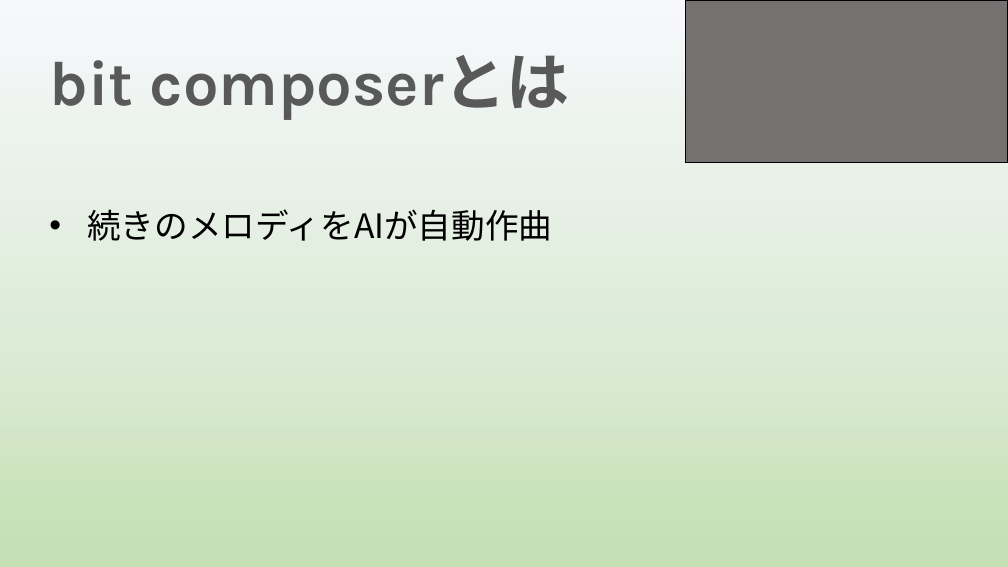
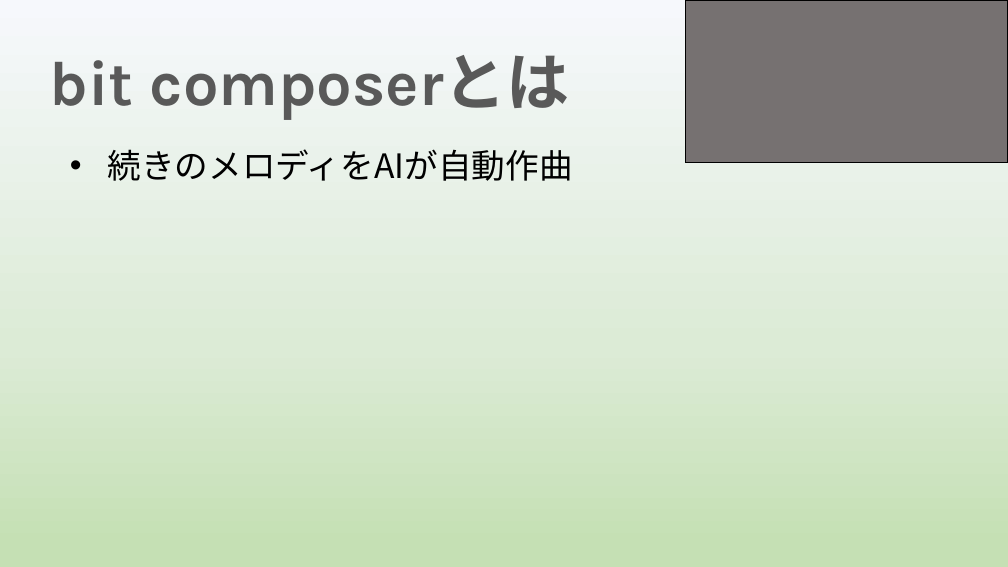
Before and after one commit to yoshitake266/bitComposer_prj, a slide deck: slide 3 of presentation/graduation/bit Composer3 .pptx. Drawn at 1008x567 pixels with LibreOffice and Linux fonts; fonts in the diff are those of the drawing. Boxes give left, top, right and bottom in pixels: in the first picture for what was removed or moved away, otherwise in the second. Text is boxed around its words. In the diff, an @@ line names an element or a change of style, - is before the commit and + after.

```diff
--- a/presentation/graduation/bit Composer3 .pptx
+++ b/presentation/graduation/bit Composer3 .pptx
@@ text "続きのメロディをAIが自動作曲": place and size @@
-text "続きのメロディをAIが自動作曲" at <box>87,209,552,241</box>
+text "続きのメロディをAIが自動作曲" at <box>108,149,573,181</box>
```
Also in this commit, not shown: 1 other slide changed, 11 other files.
